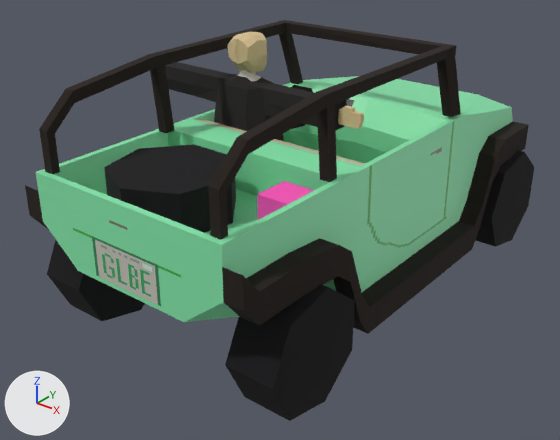
What one commit did to the glTF model Game/Player/models/TheCar.glb.
The view is the same before and after, from a 50 mm lens placed at (3.08, -4.4, 2.18), pointed at (-0.17, -0.34, -0.34). Every picture has the same lights, and +X, +Y and +Z are marked at lower left. Where no turn or scale is listed for an object, it has been applied to the vertices.

Names of what the first picture shows: 'Chassis', 'Head', 'Pink Cube', 'Right Hand', 'Roll Bar', 'Spare Tire', 'Suit', 'Tire-FL', 'Tire-RL', 'Tire-RR'.
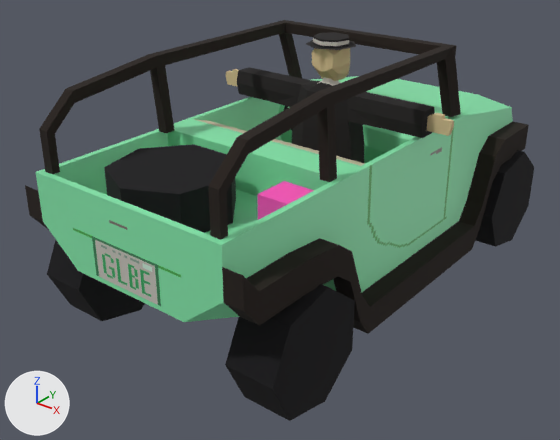
Commit message: added hat

Where the change shows, as pixel boxes [x1, y1, x2, y2] in the pictures (560 x 440 px):
'Suit', moved: before [165, 62, 347, 141]; after [237, 67, 435, 163]
'Head', moved: before [228, 32, 267, 73]; after [312, 48, 350, 81]
'Right Hand', moved: before [338, 106, 364, 129]; after [427, 113, 454, 136]
'Hat', added: after [306, 32, 356, 50]
'Left Hand', moved (not visible before): after [226, 69, 239, 86]

Patch to the scene script:
```diff
--- a/Game/Player/models/TheCar.glb.py
+++ b/Game/Player/models/TheCar.glb.py
@@ img_gushat @@
+img_gushat = load_image('GusHat', '_unpacked/GusHat', 4, 4, 'sRGB')
@@ mat_hat @@
+mat_hat = principled_material('Hat')
+mat_hat.texture = img_gushat
+mat_hat.roughness = 1.0
@@ me_circle @@
+me_circle.from_pydata(...)  # 21 vertices, 33 faces; spans x -0.177..0.177, y -0.181..0.163, z 0.0..0.053
+me_circle.materials.append(mat_hat)  # picture img_gushat
@@ ob_left_hand @@
 ob_left_hand = bpy.data.objects.new('Left Hand', me_cube_039)
-ob_left_hand.location = (-0.458, -0.356, 0.045)
+ob_left_hand.location = (0.0, 0.0, 0.0)
@@ ob_right_hand @@
 ob_right_hand = bpy.data.objects.new('Right Hand', me_cube_038)
-ob_right_hand.location = (-0.458, -0.356, 0.045)
+ob_right_hand.location = (0.0, 0.0, 0.0)
@@ ob_suit @@
 ob_suit = bpy.data.objects.new('Suit', me_cube_037)
-ob_suit.location = (-0.458, -0.356, 0.045)
+ob_suit.location = (0.0, 0.0, 0.0)
@@ ob_head @@
 ob_head = bpy.data.objects.new('Head', me_cube_035)
-ob_head.location = (-0.455, -0.351, 0.879)
+ob_head.location = (0.003, 0.004, 0.826)
@@ ob_hat @@
+ob_hat = bpy.data.objects.new('Hat', me_circle)
+ob_hat.location = (0.0, 0.019, 0.933)
```
